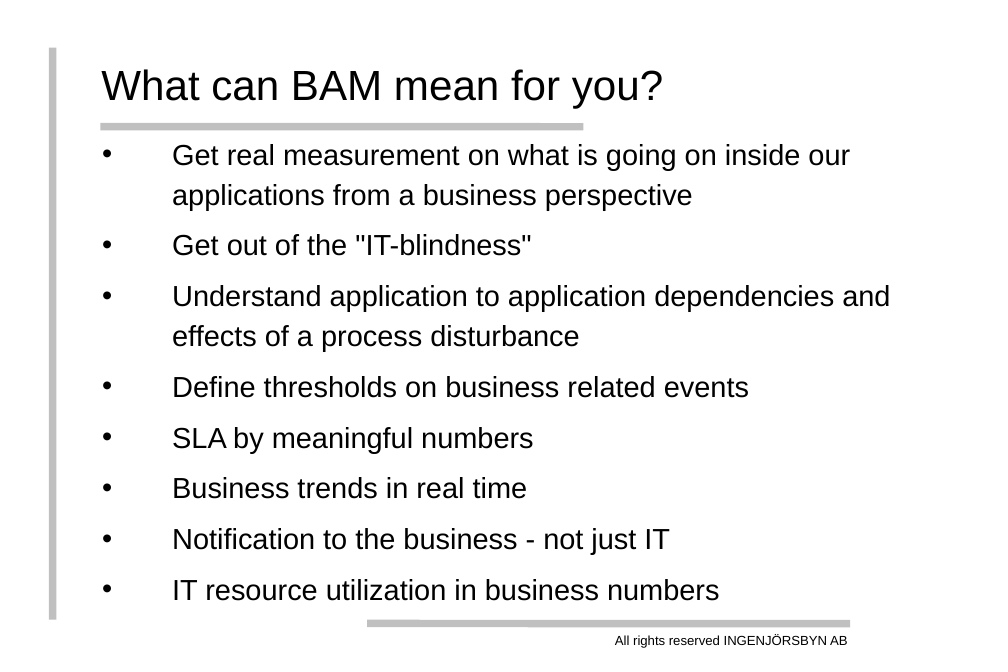
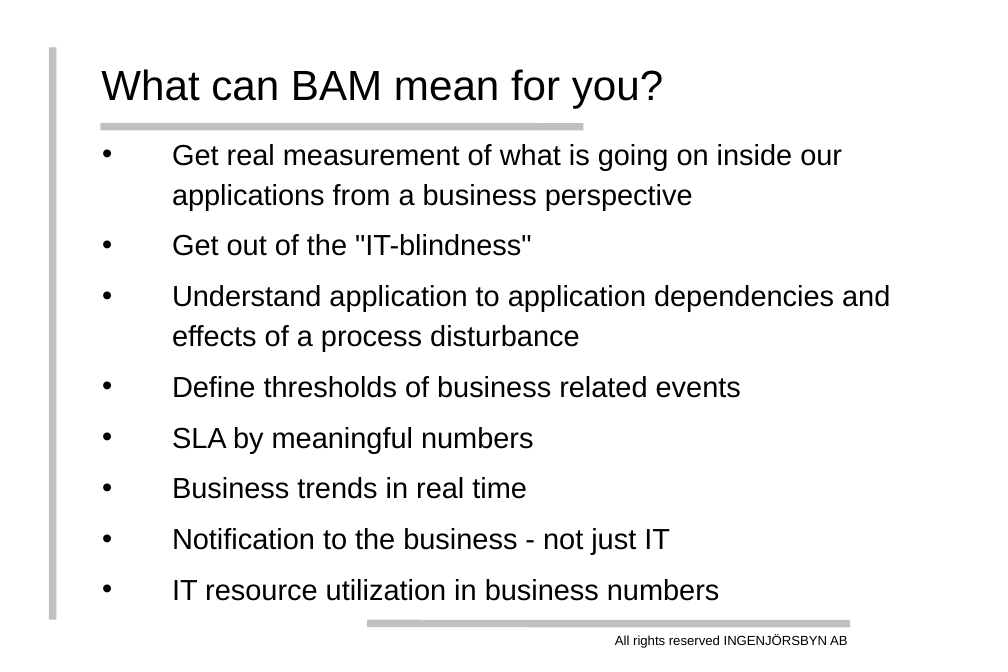
Before and after one commit to thenodon/bischeck, a slide deck: slide 5 of doc/bischeck.ppt. Drawn at 1008x672 pixels with LibreOffice and Linux fonts; fonts in the diff are those of the drawing; background and template pictures are left out. Boxes give left, top, right and bottom in pixels: in the first picture for what was removed or moved away, otherwise in the second. Text is boxed around its words. In the diff, an @@ line names an element or a change of style, - is before the commit and + after.

```diff
--- a/doc/bischeck.ppt
+++ b/doc/bischeck.ppt
@@ text at [172, 144, 842, 210]: text changed @@
-• Get real measurement on what is going on inside our applications from a business perspective
+• Get real measurement of what is going on inside our applications from a business perspective
@@ text at [172, 376, 741, 398]: text changed @@
-• Define thresholds on business related events
+• Define thresholds of business related events
```
Also in this commit, not shown: 20 other slides changed, 1 slide added, 1 slide removed, 1 other file.
